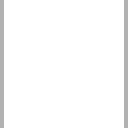
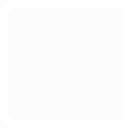
Layer changes from the first 128 x 128 image to the second:
hid "Middle" (1st of 2) over [0, 0, 128, 128]
added layer "Border Left" above "Single" over [0, 0, 128, 128]
